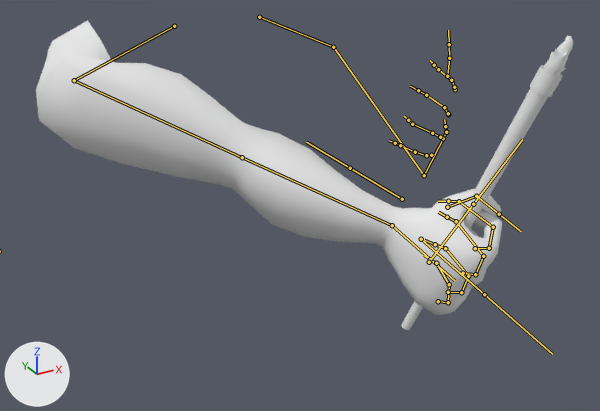
What one commit did to the FBX model Assets/Art/Models/BracoR.fbx.
The view is the same before and after, from a camera (50 mm lens) standing at (-6.06, -14.33, 21.09) and looking at (0.24, -2.87, 15.36). Arrows for +X, +Y and +Z are at lower left; the lights stay in place. Both versions are drawn at frame 1 of the action 'Armature|EmptyAction'; the numbers are the values there. The bones that bend it are drawn over the model as lines.

Objects in the first picture: 'Braco_R', 'PincelModel'.
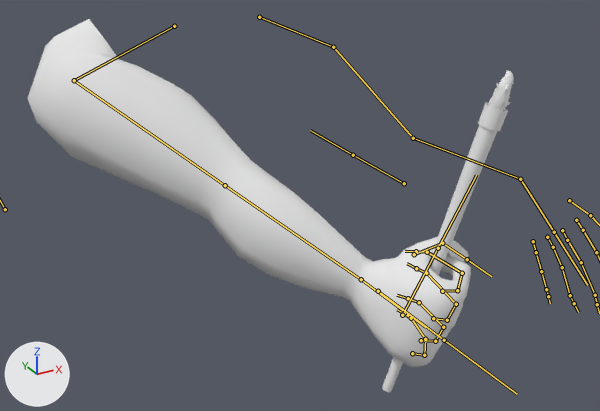
Pixel boxes [x1, y1, x2, y2] of what changed, in the pictures (600 x 411 px):
'Braco_R', posed (18% taller)
    before: [36, 20, 502, 315]
    after: [27, 19, 471, 367]
'PincelModel', posed (23% narrower, 9% taller)
    before: [401, 36, 573, 330]
    after: [382, 71, 514, 392]
bone 'UperArm_R', root to tip
    before: (74, 80) to (242, 157)
    after: (74, 80) to (225, 185)
bone 'Hand_R', root to tip
    before: (392, 225) to (454, 280)
    after: (361, 279) to (426, 327)

The change, as a list of edits to the scene's bpy script:
```text
Change bone_uperarm_r:
    where bone_uperarm_r = bpy.data.objects['Armature'].pose.bones['UperArm_R']  # child of 'Shoulder_R'
    bone_uperarm_r.rotation_quaternion: (0.709, -0.697, -0.048, -0.096) -> (0.719, -0.635, -0.261, 0.108)  # degrees (-89, -12, -4) -> degrees (-87, -14, 30)
Change bone_hand_r:
    where bone_hand_r = bpy.data.objects['Armature'].pose.bones['Hand_R']  # child of 'LowerArm_R'
    bone_hand_r.rotation_quaternion: (0.971, 0.097, -0.126, 0.178) -> (0.973, -0.022, 0.105, 0.205)  # degrees (9, -16, 20) -> degrees (0, 12, 24)
```
